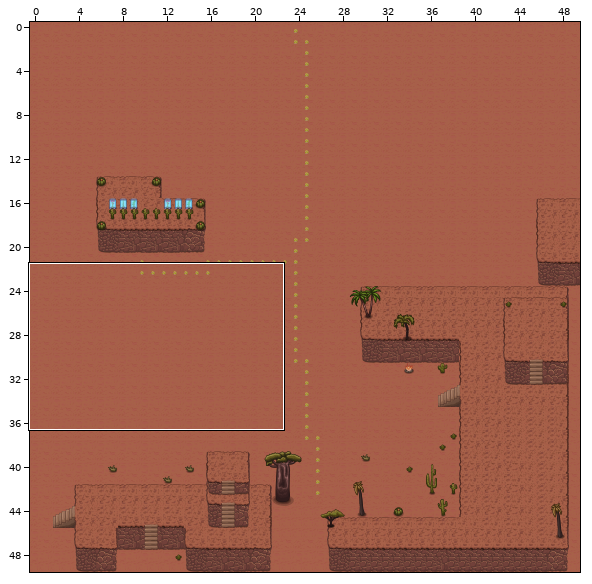
Two versions of a level (Tiled map, my-rpg-game/main/worlds/maps/desert-bottom.tmx). The first picture is a wide view before the edit; the outline marks the close-up.
Close-up. Old version:
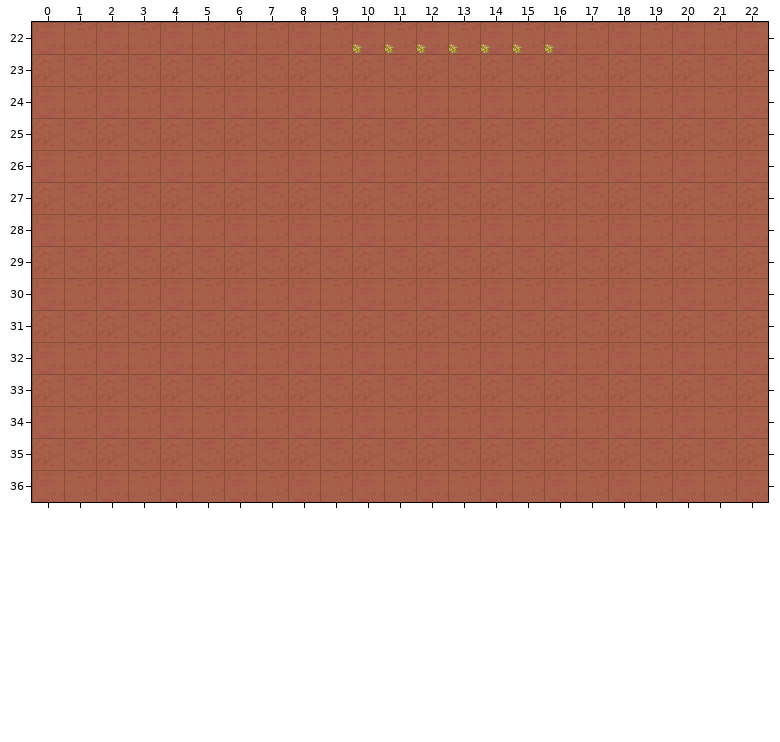
Cells are 100x100 px. Shown: x 0..22, y 22..36.
After the commit:
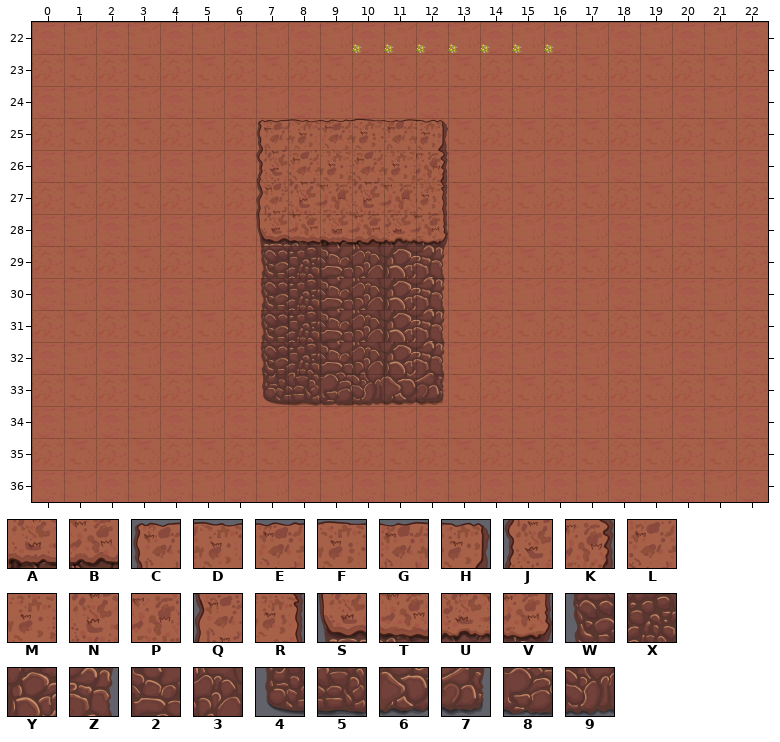
Key: from "Untitled": A 14, B 15, C 20, D 21, E 22, F 23, G 24, H 25, J 30, K 35, L 42, M 43, N 52, P 53, Q 60, R 65, S 70, T 71, U 74, V 75, W 80, X 81, Y 84, Z 85, 2 86, 3 87, 4 90, 5 91, 6 94, 7 95, 8 96, 9 97.
_ is an empty cell.
Edits made:
Layer "Слой тайлов 2":
y 25: x 7..12 ______ -> CDEFGH
y 26: x 7..12 ______ -> JLMLMK
y 27: x 7..12 ______ -> QNPNPR
y 28: x 7..12 ______ -> STABUV
y 29..32: x 7..12 ______ -> WX23YZ
y 33: x 7..12 ______ -> 458967
Pixel boxes of the changes (left, top, right, bottom) in both close-ups:
added: (256, 118, 448, 406)
